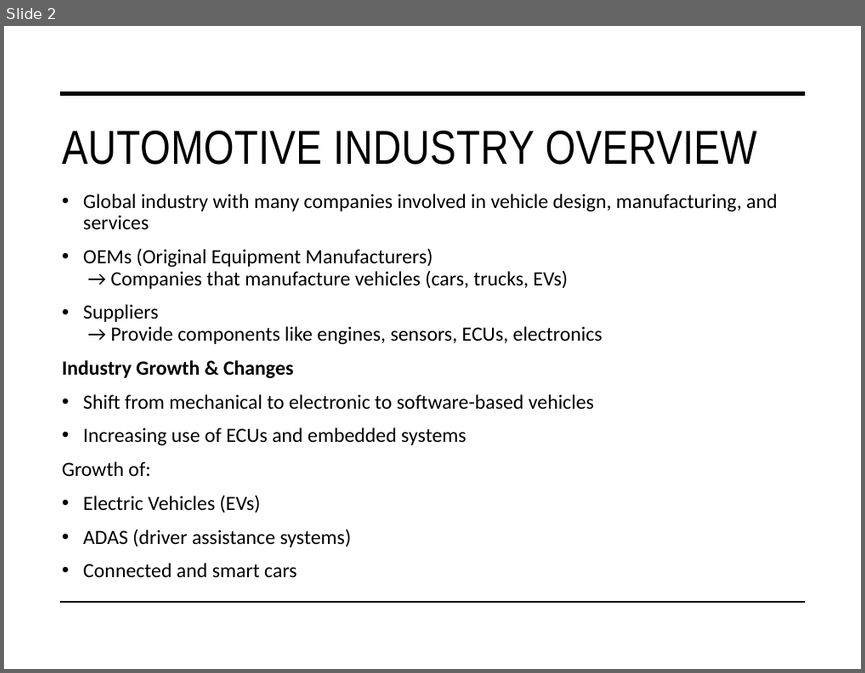
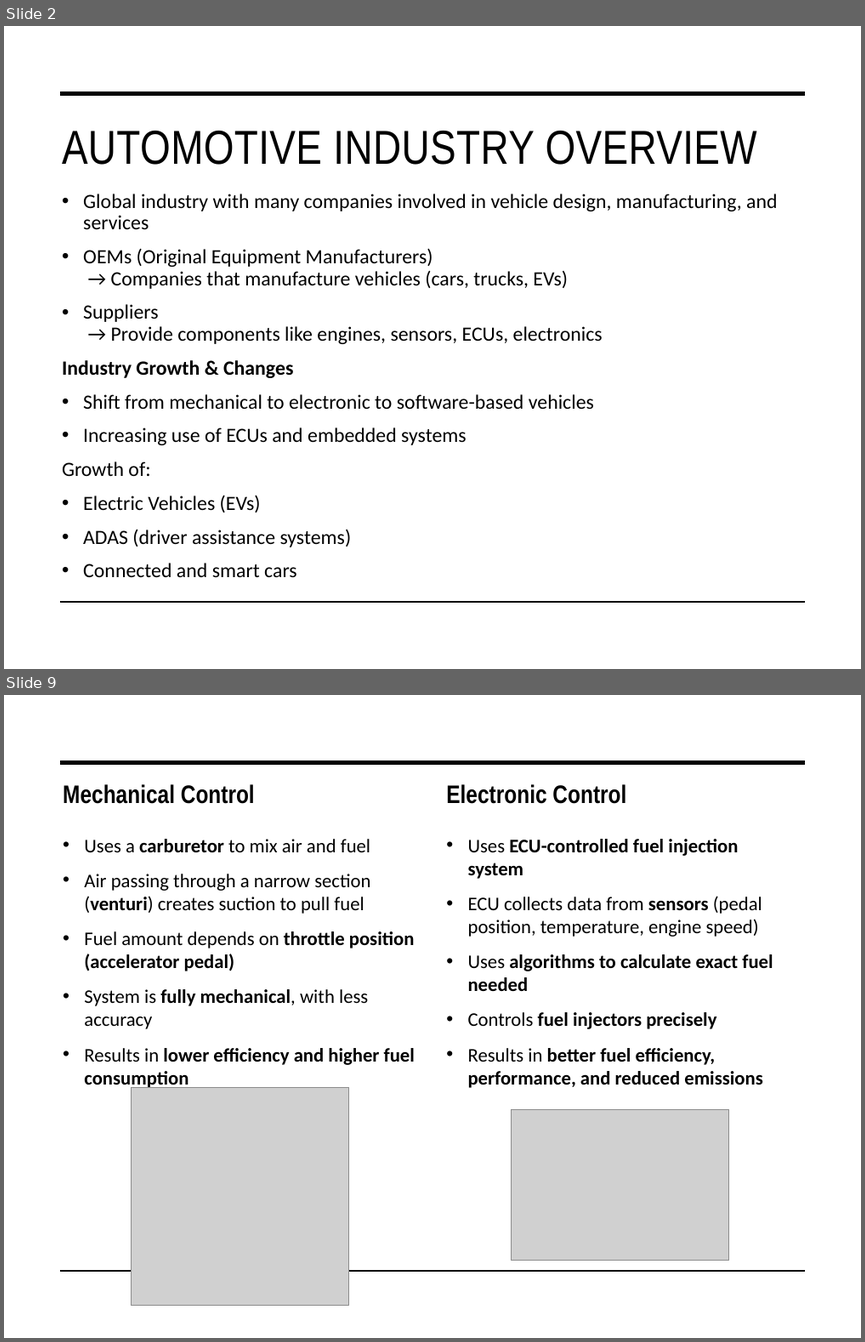
Before and after one commit to monalsutar/PPT, a slide deck: Basics_of_Automotive.pptx. Shown one above the other, each under a label of ours: slide 2 before the commit, slides 2 and 9 after it; the slides between them are not shown. The pictures are 865x673 and 865x1342 pixels, drawn with LibreOffice and Linux fonts; fonts in the diff are those of the drawing; grey boxes stand for pictures. Boxes give left, top, right and bottom in pixels: in the first picture for what was removed or moved away, otherwise in the second. Text is boxed around its words. In the diff, an @@ line names an element or a change of style, - is before the commit and + after.

```diff
--- a/Basics_of_Automotive.pptx
+++ b/Basics_of_Automotive.pptx
@@ slide 9 added at [4,695,861,1338], background #FFFFFF; not listed: 2 template elements that a slide beside it also shows @@
@@ text added at [63,784,255,804], 21.3 pt, text #000000, bold @@
+Mechanical Control
@@ text added at [446,784,626,804], 21.3 pt, text #000000, bold @@
+Electronic Control
@@ text added at [84,839,415,1090], 16.1 pt, text #000000 @@
+• Uses a carburetor to mix air and fuel
+• Air passing through a narrow section (venturi) creates suction to pull fuel
+• Fuel amount depends on throttle position (accelerator pedal)
+• System is fully mechanical, with less accuracy
+• Results in lower efficiency and higher fuel consumption
@@ text added at [468,839,772,1088], 16.1 pt, text #000000, bold @@
+• Uses ECU-controlled fuel injection system
+• ECU collects data from sensors (pedal position, temperature, engine speed)
+• Uses algorithms to calculate exact fuel needed
+• Controls fuel injectors precisely
+• Results in better fuel efficiency, performance, and reduced emissions
@@ picture added at [131,1087,349,1305] @@
@@ picture added at [511,1109,730,1259] @@
```
Also in this commit, not shown: 6 slides changed, 4 other slides added, 2 slides removed, 1 other file.
